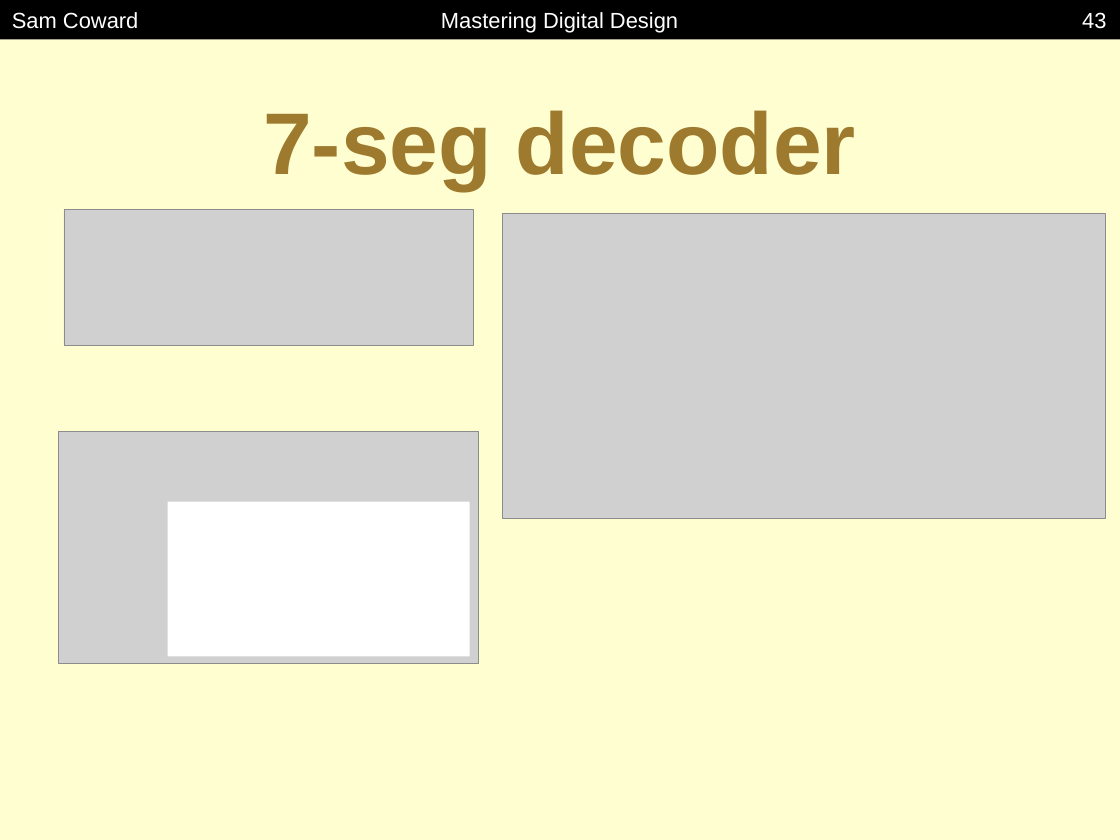
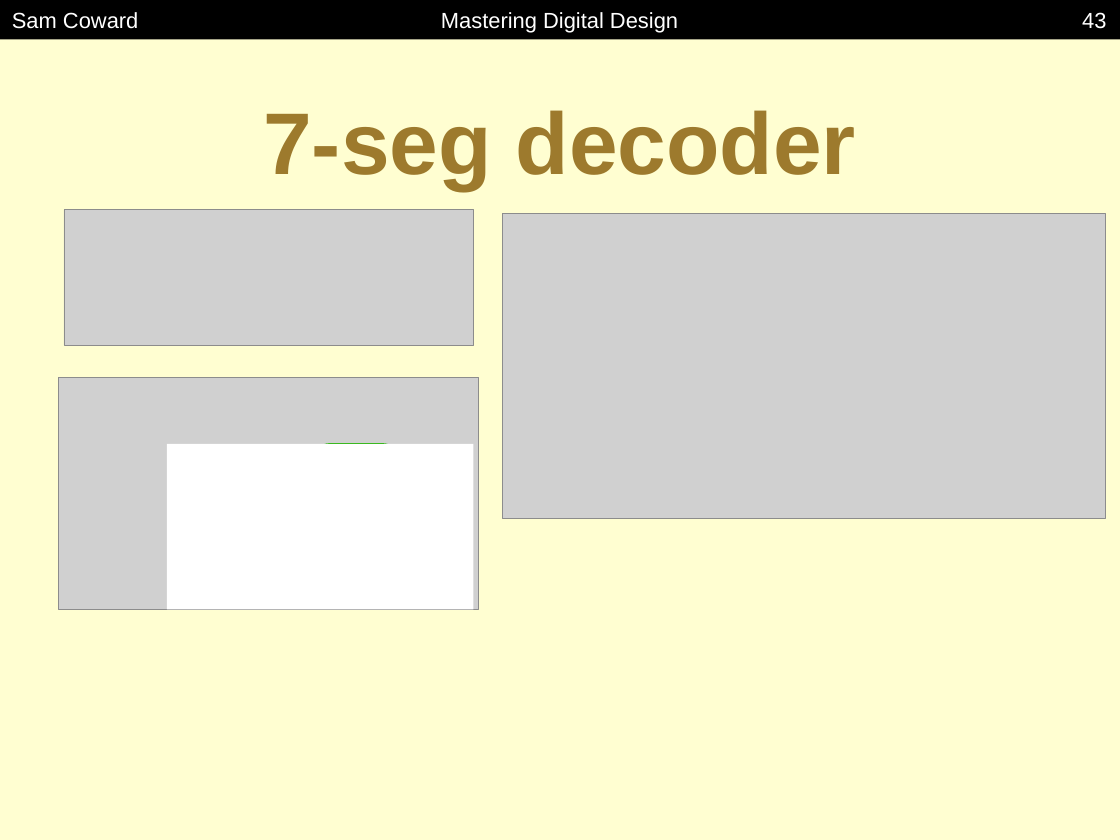
Before and after one commit to Mastering-Digital-Design/Lab-Module, a slide deck: slide 43 of lectures/lecture1.pptx. Drawn at 1120x840 pixels with LibreOffice and Linux fonts; fonts in the diff are those of the drawing; grey boxes stand for pictures. Boxes give left, top, right and bottom in pixels: in the first picture for what was removed or moved away, otherwise in the second. Text is boxed around its words. In the diff, an @@ line names an element or a change of style, - is before the commit and + after.

```diff
--- a/lectures/lecture1.pptx
+++ b/lectures/lecture1.pptx
@@ picture: place and size @@
-picture at <box>59,432,479,664</box>
+picture at <box>59,377,479,610</box>
@@ rectangle: place and size @@
-rectangle at <box>168,502,469,657</box>
+rectangle at <box>167,444,473,610</box>
@@ freeform shape added at <box>316,445,396,488</box>, outline #1EB001 4 pt @@
```
Also in this commit, not shown: 2 other slides changed.
